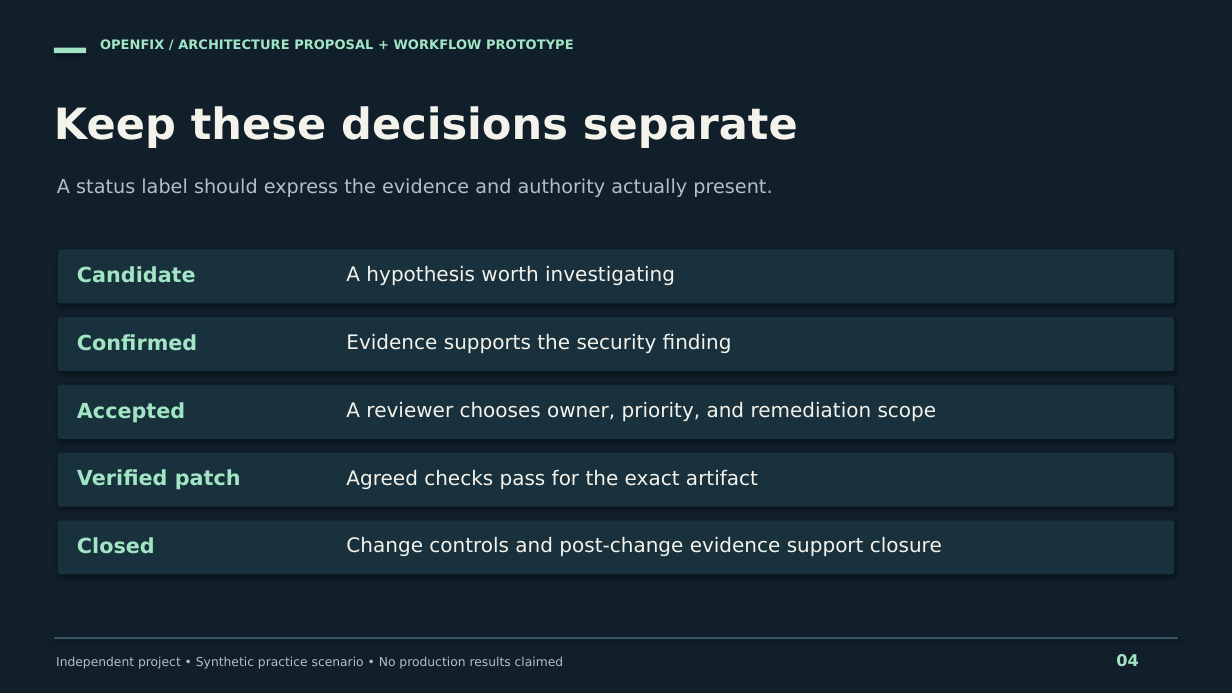
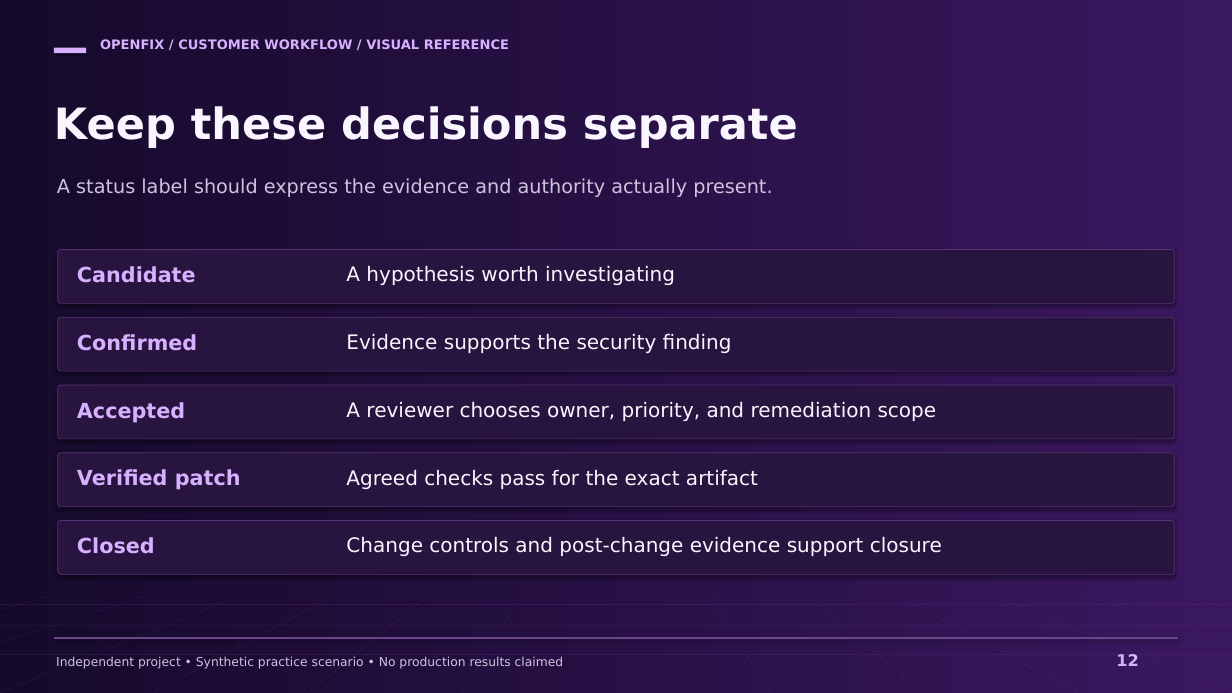
Before and after one commit to markusweldon/openfix, a slide deck: slide 12 of docs/prep/openfix-customer-workflow.pptx (slide 4 before the commit). Drawn at 1232x693 pixels with LibreOffice and Linux fonts; fonts in the diff are those of the drawing. Boxes give left, top, right and bottom in pixels: in the first picture for what was removed or moved away, otherwise in the second. Text is boxed around its words. In the diff, an @@ line names an element or a change of style, - is before the commit and + after.

Commit message:
Refocus OpenFix on customer workflows and restyle preparation assets
Add a prioritized runtime refactor plan, product capability map, exercise workbook, and editable whiteboard. Restyle and revise the 16-slide visual reference pack. Preserve explicit boundaries between the current CLI, standalone lifecycle prototype, and proposed integrations.

```diff
--- a/docs/prep/openfix-customer-workflow.pptx
+++ b/docs/prep/openfix-customer-workflow.pptx
@@ background #101F2A to #160A2C @@
@@ rectangle at <box>0,0,1232,693</box>: fill #101F2A to gradient #160A2C to #3A185F @@
@@ rounded rectangle at <box>54,48,86,53</box>: fill #A2E5C5 to #D7B0FF @@
@@ text at <box>100,39,509,49</box>: text changed; text colour #A2E5C5 to #D7B0FF @@
-OPENFIX / ARCHITECTURE PROPOSAL + WORKFLOW PROTOTYPE
+OPENFIX / CUSTOMER WORKFLOW / VISUAL REFERENCE
@@ text "A status label should express ..." at <box>57,178,772,197</box>: text colour #B1C0C7 to #D0C1DF @@
@@ fill #19313D to #27143F; outline none to #583474 0.65 pt in 5 elements at <box>58,249,1174,303</box>, <box>58,317,1174,371</box>, <box>58,385,1174,439</box>, <box>58,453,1174,507</box>, <box>58,521,1174,574</box> @@
@@ text colour #A2E5C5 to #D7B0FF in 5 elements at <box>77,266,196,283</box>, <box>77,334,197,351</box>, <box>77,402,185,423</box>, <box>77,469,241,490</box>, <box>77,537,155,554</box> @@
@@ text colour #F4F3EB to #FAF6FF in 6 elements at <box>54,106,798,148</box>, <box>346,265,675,285</box>, <box>346,333,732,353</box>, <box>346,401,937,421</box>, <box>346,469,758,489</box>, <box>346,536,942,556</box> @@
@@ line added from (62, 593) to (0, 693), #764396 0.6 pt @@
@@ line added from (154, 593) to (0, 693), #764396 0.6 pt @@
@@ line added from (246, 593) to (0, 693), #764396 0.6 pt @@
@@ line added from (339, 593) to (154, 693), #764396 0.6 pt @@
@@ line added from (431, 593) to (308, 693), #764396 0.6 pt @@
@@ line added from (524, 593) to (462, 693), #764396 0.6 pt @@
@@ line added from (616, 593) to (616, 693), #764396 0.6 pt @@
@@ line added from (708, 593) to (770, 693), #764396 0.6 pt @@
@@ line added from (801, 593) to (924, 693), #764396 0.6 pt @@
@@ line added from (893, 593) to (1078, 693), #764396 0.6 pt @@
@@ line added from (986, 593) to (1232, 693), #764396 0.6 pt @@
@@ line added from (1078, 593) to (1232, 693), #764396 0.6 pt @@
@@ line added from (1170, 593) to (1232, 693), #764396 0.6 pt @@
@@ line added from (0, 604) to (1232, 604), #764396 0.6 pt @@
@@ line added from (0, 625) to (1232, 625), #764396 0.6 pt @@
@@ line added from (0, 654) to (1232, 654), #764396 0.6 pt @@
@@ line (54, 638) - (1178, 638): stroke #395462 2 pt to #694789 2 pt @@
@@ text "Independent project • Synthetic practice ..." at <box>56,656,564,669</box>: text colour #B1C0C7 to #D0C1DF @@
@@ text at <box>1116,654,1138,666</box>: text changed; text colour #A2E5C5 to #D7B0FF @@
-04
+12
```
Also in this commit, not shown: 12 other slides changed, 3 slides added, 1 slide removed, 21 other files.
